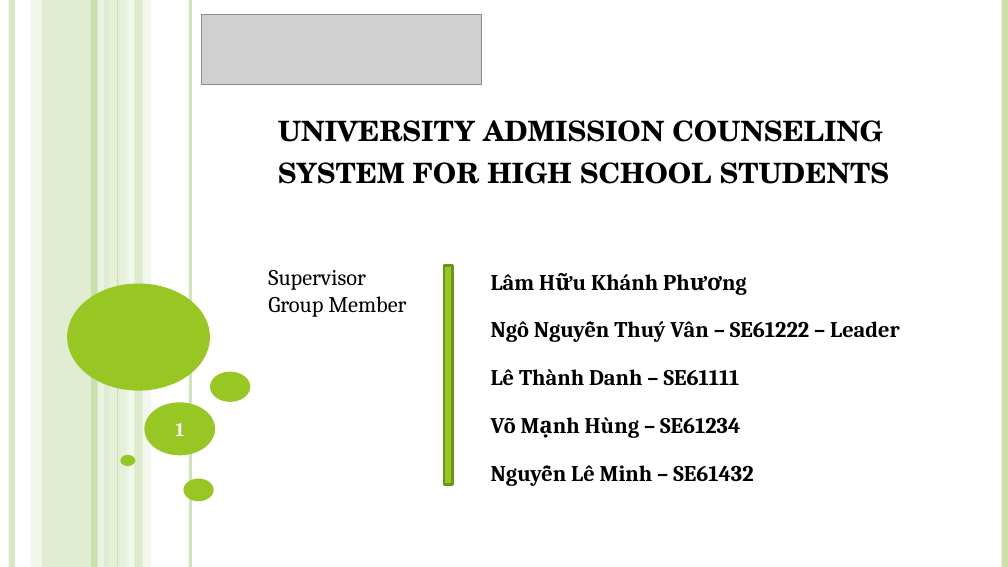
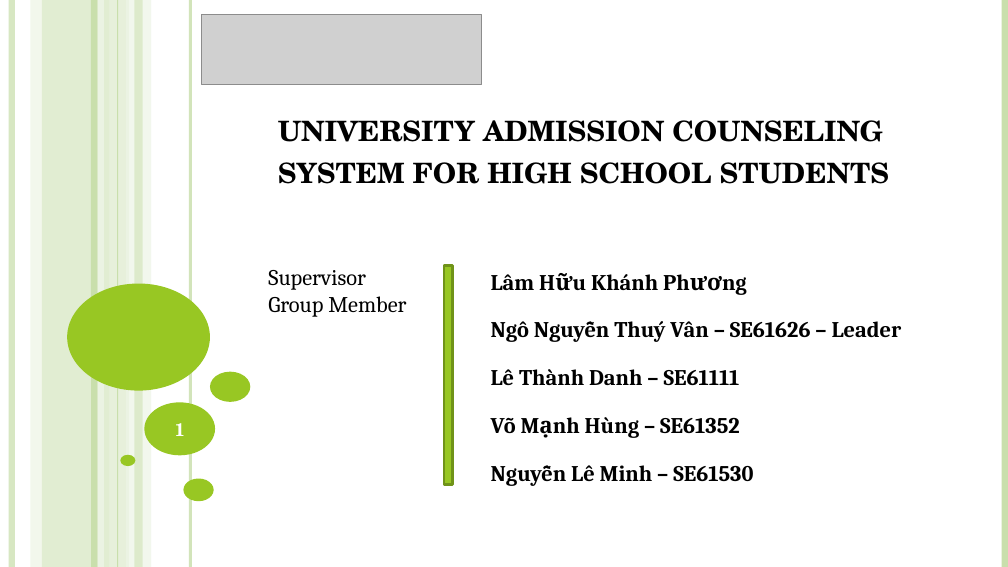
Before and after one commit to DanhLT2/Slide-Unistar, a slide deck: slide 1 of Slide-UniStar/UniStar.pptx. Drawn at 1008x567 pixels with LibreOffice and Linux fonts; fonts in the diff are those of the drawing; grey boxes stand for pictures. Boxes give left, top, right and bottom in pixels: in the first picture for what was removed or moved away, otherwise in the second. Text is boxed around its words. In the diff, an @@ line names an element or a change of style, - is before the commit and + after.

```diff
--- a/Slide-UniStar/UniStar.pptx
+++ b/Slide-UniStar/UniStar.pptx
@@ subtitle at [491, 321, 902, 342]: text changed @@
-Ngô Nguyễn Thuý Vân – SE61222 – Leader
+Ngô Nguyễn Thuý Vân – SE61626 – Leader
@@ subtitle at [491, 417, 753, 486]: text changed @@
-Võ Mạnh Hùng – SE61234
-Nguyễn Lê Minh – SE61432
+Võ Mạnh Hùng – SE61352
+Nguyễn Lê Minh – SE61530
```
Also in this commit, not shown: 13 other slides changed, 21 slides added, 5 slides removed, 2 other files.
